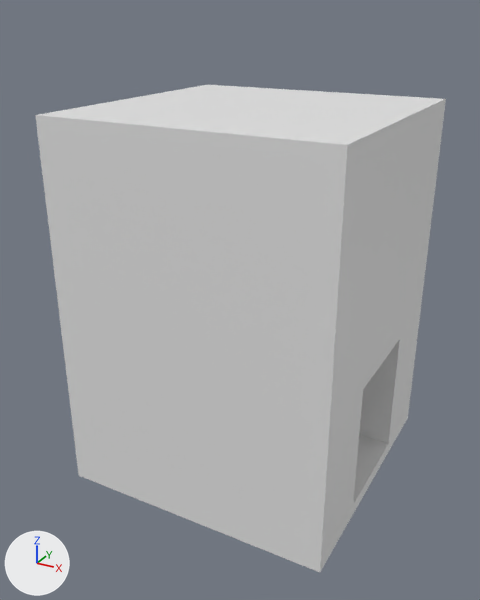
A saved change to the glTF model models/Tunnel_Straight.glb.
One viewpoint serves both versions: a camera (50 mm lens) standing at (0.09, -2.04, 3.2) and looking at (-2.05, 1.86, 1.25). Every picture has the same lights, and +X, +Y and +Z are marked at lower left. Vertices at the same position are counted once.

Objects in the first picture: 'TunnelStraight'.
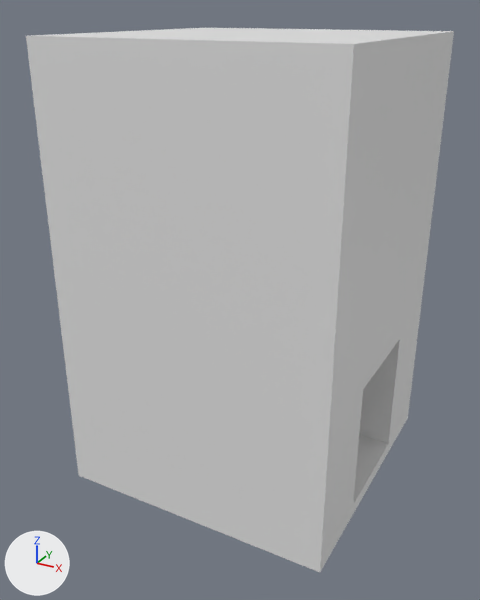
The newer file is also turned or shifted as a whole; pictures and numbers use the older file's frame.

Where the change shows, as pixel boxes [x1, y1, x2, y2] in the pictures (480 x 600 px; the box of a moved part takes in the faces that stretch with it):
'TunnelStraight', reshaped (12% taller): before [35, 85, 446, 572]; after [26, 28, 454, 572]
part 1 of me_cube_006, moved or reshaped: before [35, 85, 446, 147]; after [26, 28, 454, 147]

What the commit changed:
me_cube_006 has 32 vertices, 64 faces and spans x -1.0..1.0, y -1.0..1.0, z -0.1..2.6.
me_cube_006 is used by ob_tunnelstraight; location (-2.0, 2.0, 0.0).
Before the commit, vertices of me_cube_006: 1 (-1.0, -1.0, 2.6) at pixel (35, 115), 3 (-1.0, 1.0, 2.6) at pixel (207, 84), 5 (1.0, -1.0, 2.6) at pixel (347, 144), 7 (1.0, 1.0, 2.6) at pixel (446, 98), 14 (-1.0, -0.41, 2.6) at pixel (99, 103).
Before the commit, vertices of me_cube_006: 15 (-1.0, 0.41, 2.6) at pixel (167, 91), 18 (1.0, 0.41, 2.6) at pixel (424, 108), 19 (1.0, -0.41, 2.6) at pixel (385, 127).
Part 1, on me_cube_006:
Vertices 1, 3, 5, 7, 14, 15, 18, 19 of me_cube_006 move by (0.0, 0.0, 0.45).
